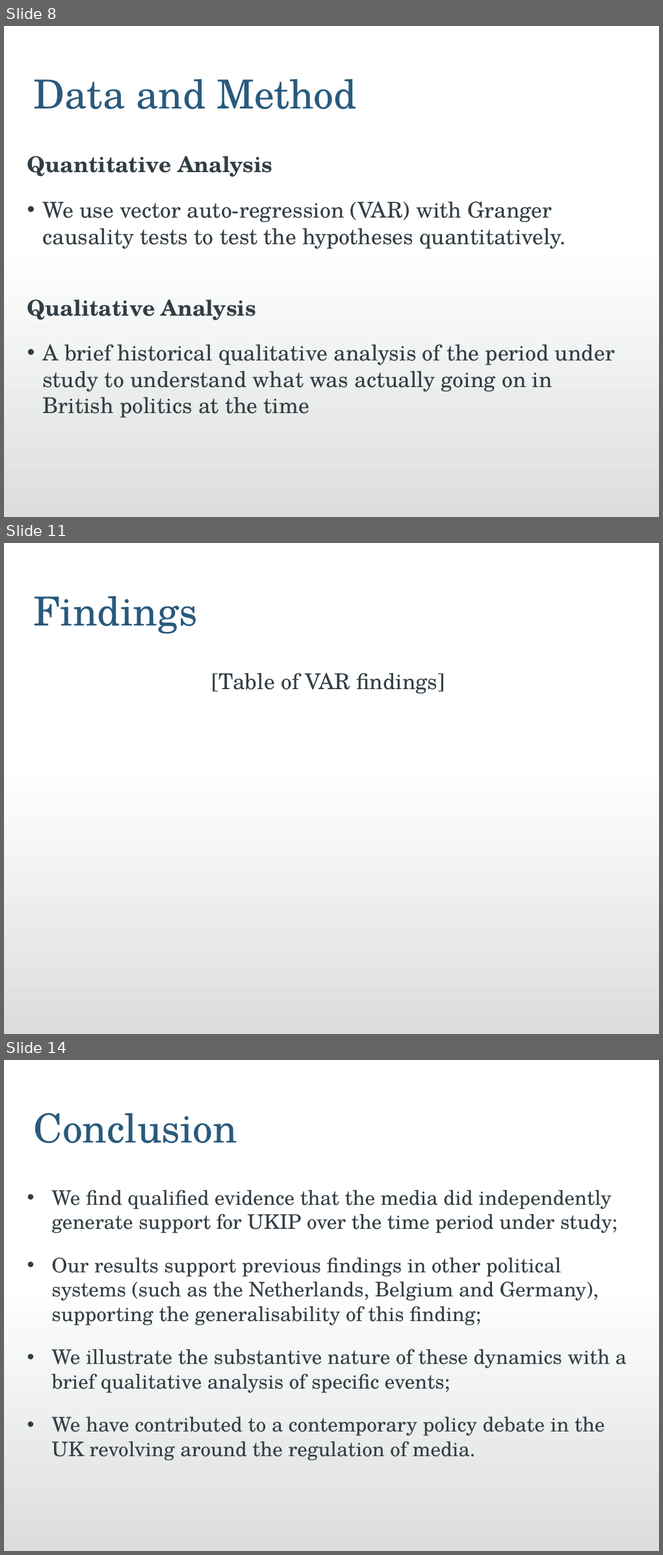
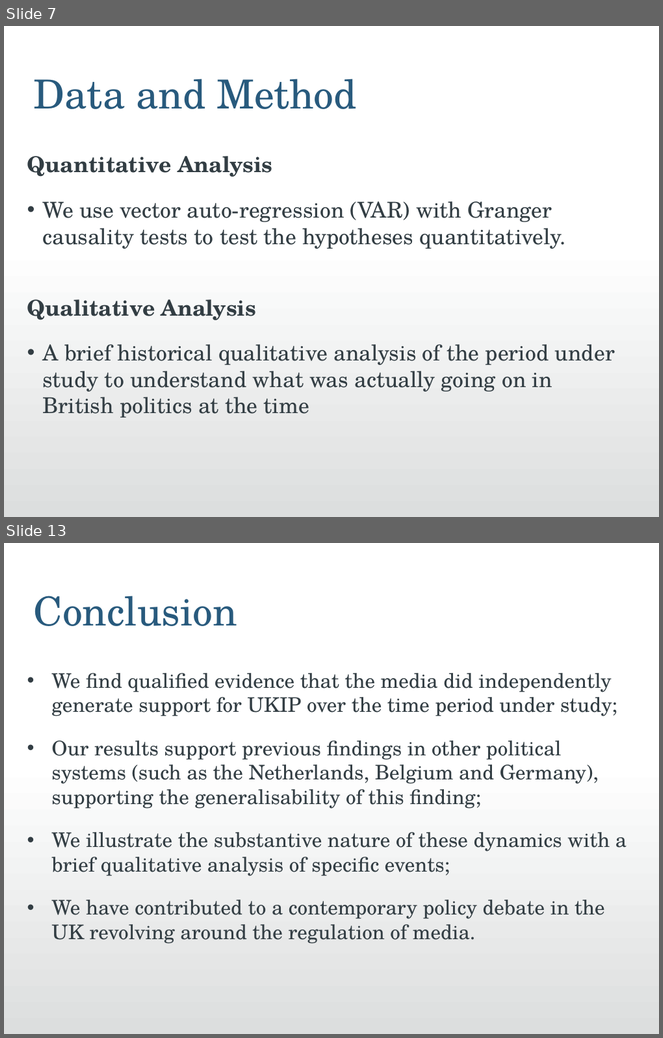
Before and after one commit to jmrphy/ukip_media, a slide deck: PSA Presentation V2.ppt. Shown one above the other, each under a label of ours: slides 8, 11 and 14 before the commit, slides 7 and 13 after it; the slides between them are not shown. The pictures are 663x1555 and 663x1038 pixels, drawn with LibreOffice and Linux fonts; fonts in the diff are those of the drawing; background and template pictures are left out. Boxes give left, top, right and bottom in pixels: in the first picture for what was removed or moved away, otherwise in the second. Text is boxed around its words. In the diff, an @@ line names an element or a change of style, - is before the commit and + after.

```diff
--- a/PSA Presentation V2.ppt
+++ b/PSA Presentation V2.ppt
@@ slide 11 removed at [4,543,659,1034], background #FFFFFF; not listed: 1 template element that a slide beside it also shows @@
@@ text removed at [34,596,198,634] @@
-Findings
@@ text removed at [211,673,445,694] @@
-[Table of VAR findings]
@@ what was slide 8 is now slide 7 @@
@@ what was slide 14 is now slide 13 @@
```
Also in this commit, not shown: 8 slides changed, 3 slides added, 2 other slides removed, 18 other files.
